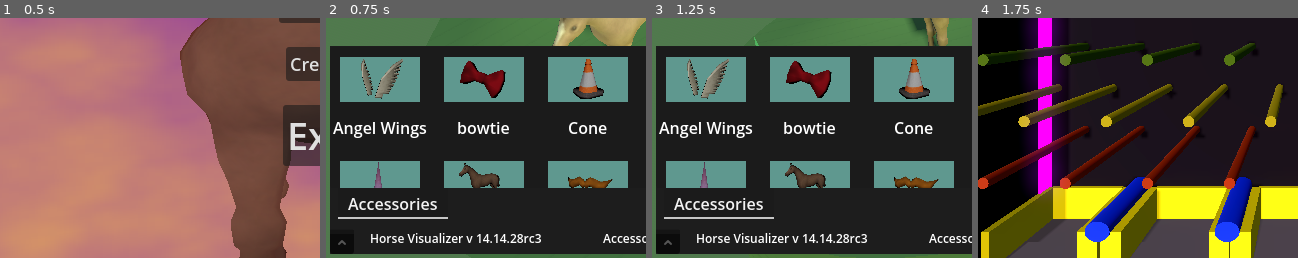
Above: before the commit, frames 1-4 (left to right).
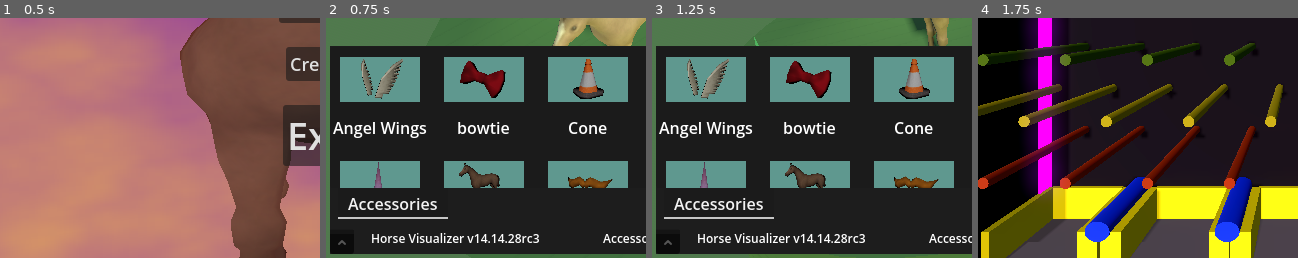
Above: after the commit, the same moments.

Repository: lukewhitingdev/gamejam-Bradys-Day-Out
Game: Godot game, scene res://Maps/MainMenuMap.tscn
The game is run twice, just before and just after one commit, with the same random seed, the same clock (stepped at 60 frames per second) and the same inputs. The engine's default icon, where the game draws it, is replaced by a stand-in: a white triangle on a blue panel in a dark square.
Inputs:
- Up to frame 1 (0.5 s): no input
- Up to frame 2 (0.75 s): click "Play" at 0.5 s
- Up to frame 3 (1.25 s): no input
- Up to frame 4 (1.75 s): click "Continue" at 1.25 s
The pictures show only the part of the screen within x 0-50%, y 50-100%; the shares and areas given below are measured in that part.

Frame 1 is identical in both runs. In frame 2, 1.3% of the frame differs, in the area x 14-68%, y 89-94%; in frame 3, 1.3%; in frame 4, nothing differs.

Commit message:
Update SaveFooterVersionGenerator.gd

Diff:
--- a/app/chopchop/UI/Components/Footer/Script/SaveFooterVersionGenerator.gd
+++ b/app/chopchop/UI/Components/Footer/Script/SaveFooterVersionGenerator.gd
@@ -22,4 +22,4 @@
 	var rc = rng.randi_range(0, 5)
 	var richTextLabel: RichTextLabel = self
 
-	richTextLabel.text = "Horse Visualizer v %d.%d.%drc%d" % [major, minor, bugfix, rc]
+	richTextLabel.text = "Horse Visualizer v%d.%d.%drc%d" % [major, minor, bugfix, rc]
